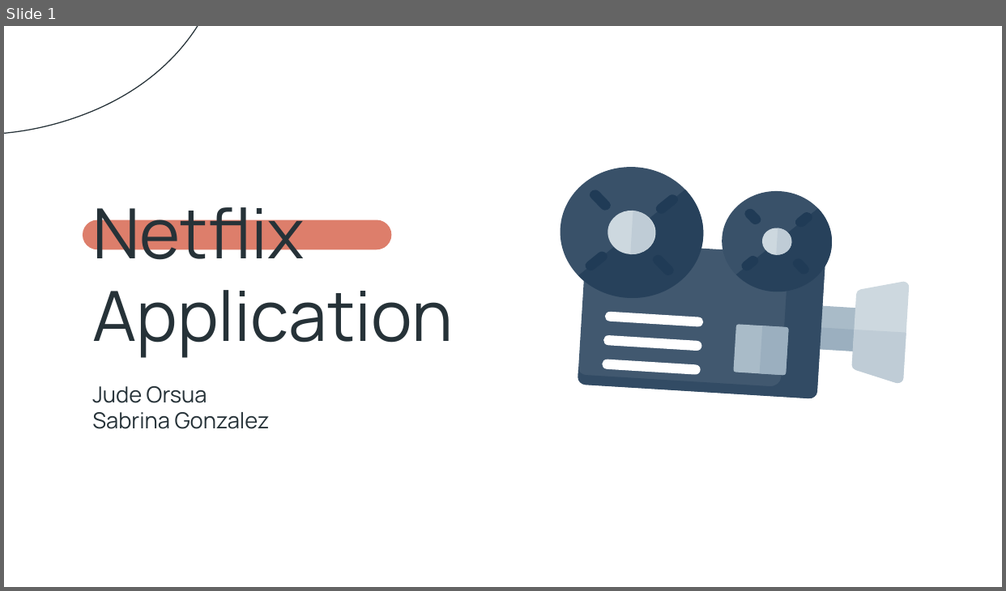
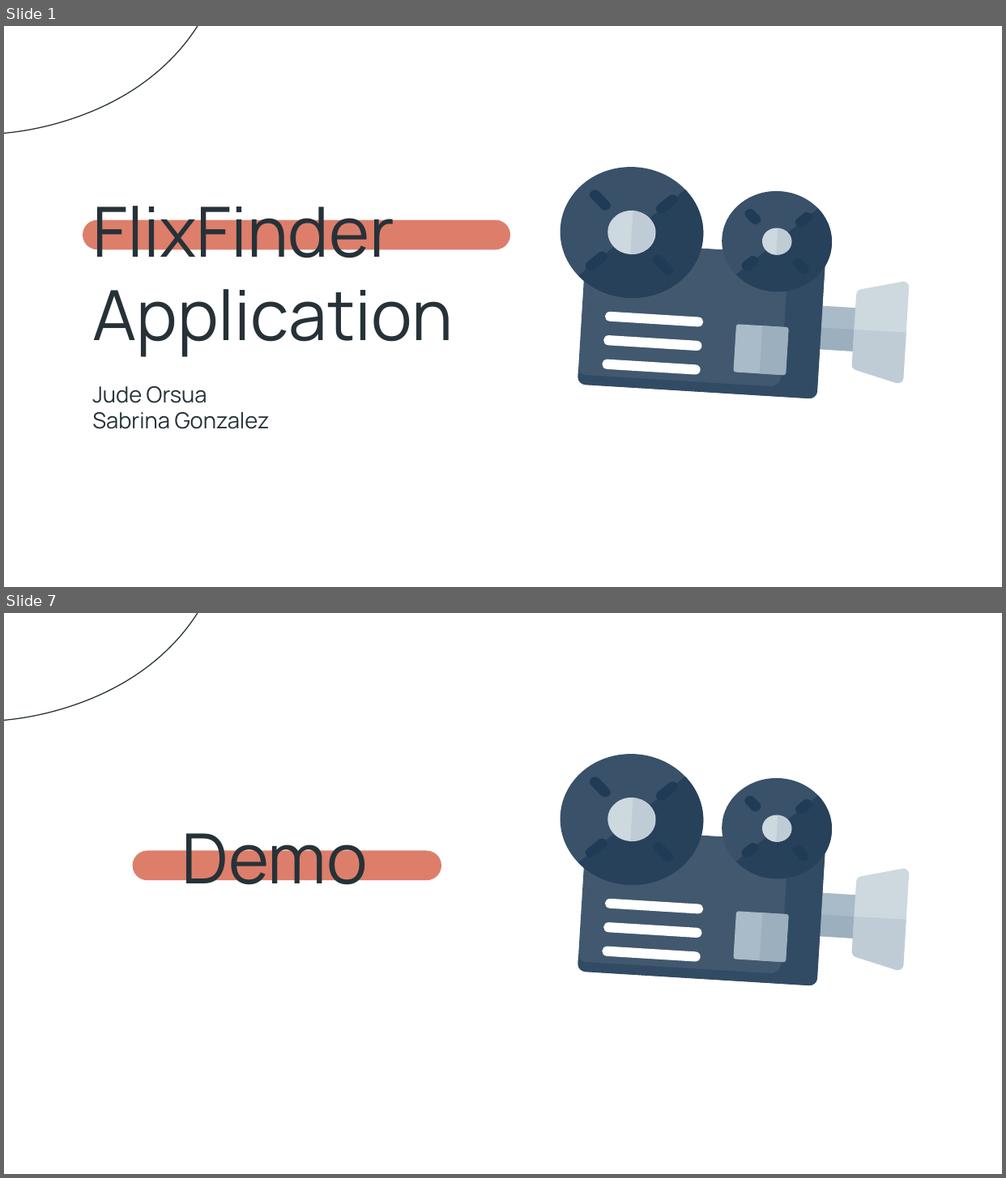
Before and after one commit to SabrinaGonz/DatabaseSystems-Project, a slide deck: CSE 111_ Phase 1 Presentation.pptx. Shown one above the other, each under a label of ours: slide 1 before the commit, slides 1 and 7 after it; the slides between them are not shown. The pictures are 1006x591 and 1006x1178 pixels, drawn with LibreOffice and Linux fonts; fonts in the diff are those of the drawing. Boxes give left, top, right and bottom in pixels: in the first picture for what was removed or moved away, otherwise in the second. Text is boxed around its words. In the diff, an @@ line names an element or a change of style, - is before the commit and + after.

```diff
--- a/CSE 111_ Phase 1 Presentation.pptx
+++ b/CSE 111_ Phase 1 Presentation.pptx
@@ slide 7 added at [4,613,1002,1174], background #FFFFFF; not listed: 1 template element that a slide beside it also shows @@
@@ group added at [556,749,910,986]: 27 freeform shapes @@
@@ rounded rectangle added at [133,850,442,880], fill #DD7E6B @@
@@ title added at [182,833,368,885], 50 pt, text #263238 @@
+Demo
@@ slide 1 changed as well @@
@@ rounded rectangle: place and size @@
-rounded rectangle at [83,220,392,250]
+rounded rectangle at [83,220,511,250]
@@ title at [92,206,453,357]: text changed @@
-Netflix Application
+FlixFinder Application
```
Also in this commit, not shown: 1 other slide changed, 4 other slides added, 3 slides removed.
